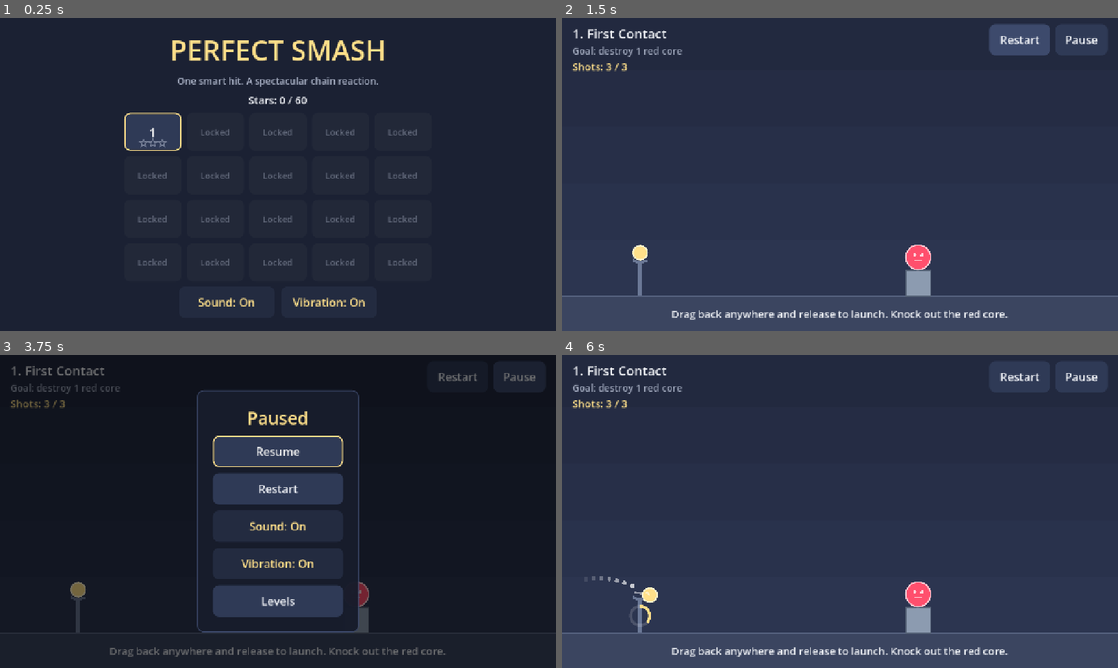
Above: before the commit, frames 1-4 (two rows, left to right).
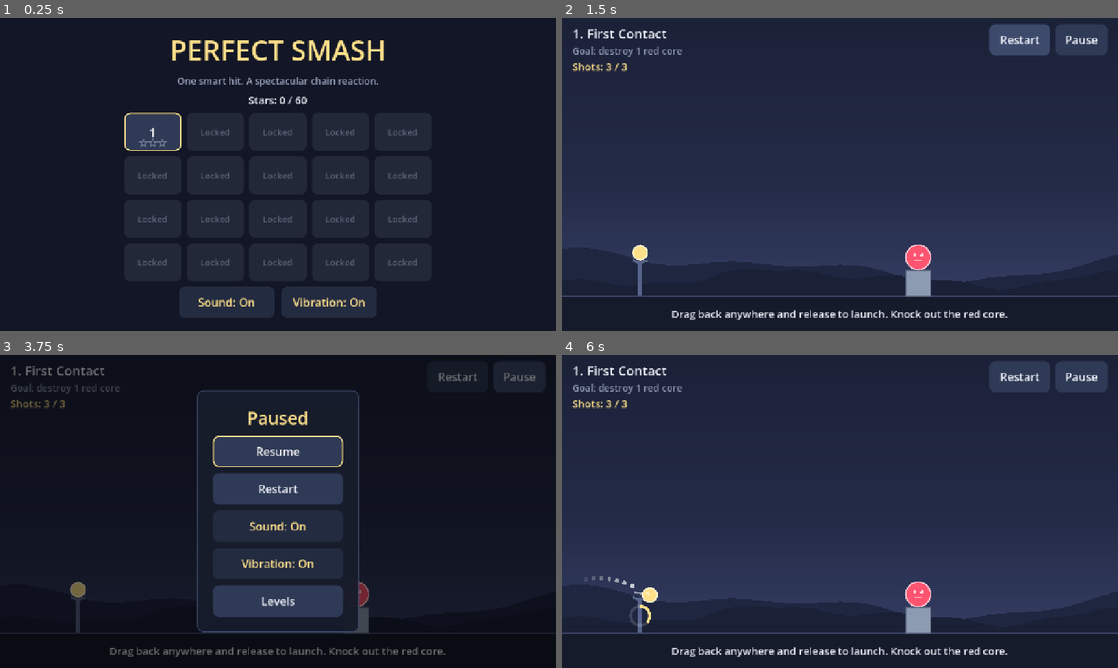
Above: after the commit, the same moments.

Repository: ranababu1/perfectsmash
Game: Godot game, scene res://scenes/main.tscn
Same seed, same stepped clock (60 frames per second), same inputs: the game is played once before the commit and once after it.
Inputs (mouse positions are in pixels of both pictures, inside the frame that each line leads up to):
- Up to frame 1 (0.25 s): no input
- Up to frame 2 (1.5 s): click "1" at 0.5 s; click "Restart" at 1.25 s
- Up to frame 3 (3.75 s): click "Restart" at 2 s; click "Restart" at 2.75 s; click "Pause" at 3.5 s
- Up to frame 4 (6 s): click "Restart" at 4.25 s; tap Enter at 5 s; move the mouse to (962, 495) at 5.02 s; click (962, 495) at 5.17 s; tap Space at 5.75 s; drag from (728, 527) to (812, 574) at 5.77 s

The runs differ from the first frame. In frame 2, 16% of the frame differs, in the area x 0-100%, y 80-100%; in frame 3, less than 0.1%; in frame 4, 16%.

Commit message:
Visuals: refreshed palette and smooth gradient backdrop with hills

Diff:
--- /dev/null
+++ b/scripts/game/backdrop.gd
@@ -0,0 +1,39 @@
+class_name Backdrop
+extends Node2D
+## Static scenery behind a level: a smooth sky gradient, a faint horizon glow and two layers of
+## low-contrast hills. Drawn well beyond the 1280x720 canvas so any aspect ratio is covered.
+## Purely visual and deterministic (shapes come from fixed sine sums, not RNG).
+
+const OVERSCAN := 800.0
+const TOP := -400.0
+
+
+func _draw() -> void:
+	var rect := Rect2(-OVERSCAN, TOP, GameConfig.WORLD_WIDTH + OVERSCAN * 2.0, GameConfig.GROUND_TOP - TOP)
+	paint(self, rect, GameConfig.GROUND_TOP)
+
+
+## Shared with the menu so both screens sit on the same scenery.
+static func paint(canvas: CanvasItem, rect: Rect2, horizon_y: float) -> void:
+	_gradient(canvas, rect, Palette.SKY_TOP, Palette.SKY_BOTTOM)
+	var glow := Rect2(rect.position.x, horizon_y - 260.0, rect.size.x, 260.0)
+	_gradient(canvas, glow, Color(Palette.HORIZON_GLOW, 0.0), Palette.HORIZON_GLOW)
+	_hills(canvas, rect, horizon_y, 120.0, 0.004, 1.3, Palette.HILLS_FAR)
+	_hills(canvas, rect, horizon_y, 70.0, 0.007, 4.1, Palette.HILLS_NEAR)
+
+
+static func _gradient(canvas: CanvasItem, rect: Rect2, top: Color, bottom: Color) -> void:
+	var points := PackedVector2Array([rect.position, Vector2(rect.end.x, rect.position.y), rect.end, Vector2(rect.position.x, rect.end.y)])
+	canvas.draw_polygon(points, PackedColorArray([top, top, bottom, bottom]))
+
+
+static func _hills(canvas: CanvasItem, rect: Rect2, base_y: float, height: float, frequency: float, phase: float, color: Color) -> void:
+	var points := PackedVector2Array()
+	var x := rect.position.x
+	while x <= rect.end.x:
+		var wave := 0.55 * sin(x * frequency + phase) + 0.3 * sin(x * frequency * 2.3 + phase * 1.7) + 0.15 * sin(x * frequency * 5.1)
+		points.append(Vector2(x, base_y - height * (0.6 + 0.4 * wave)))
+		x += 24.0
+	points.append(Vector2(rect.end.x, base_y + 1.0))
+	points.append(Vector2(rect.position.x, base_y + 1.0))
+	canvas.draw_colored_polygon(points, color)
--- a/scripts/game/palette.gd
+++ b/scripts/game/palette.gd
@@ -1,28 +1,43 @@
 class_name Palette
 extends RefCounted
 ## Shared visual colors. High-contrast roles: background, structure, projectile, objective.
+## The UI is a calm, low-saturation navy so the warm game pieces carry the attention.
 
-const SKY_TOP := Color("1b2133")
-const SKY_BOTTOM := Color("2c3550")
-const GROUND := Color("3b4560")
-const GROUND_EDGE := Color("56627f")
-const STATIC := Color("4a5572")
-const STATIC_EDGE := Color("6b7896")
-const WOOD := Color("d9954a")
-const WOOD_EDGE := Color("8f5a24")
-const STONE := Color("8c9bb0")
-const STONE_EDGE := Color("566377")
-const GLASS := Color(0.55, 0.88, 1.0, 0.45)
-const GLASS_EDGE := Color("bff0ff")
-const TARGET := Color("ff4f6d")
-const TARGET_EDGE := Color("ffd3db")
+const SKY_TOP := Color("121626")
+const SKY_BOTTOM := Color("2a3252")
+const HORIZON_GLOW := Color(0.55, 0.6, 0.95, 0.10)
+const HILLS_FAR := Color("1f2640")
+const HILLS_NEAR := Color("1a2036")
+const GROUND := Color("161b2c")
+const GROUND_EDGE := Color("3c4668")
+const STATIC := Color("3a4462")
+const STATIC_EDGE := Color("58648a")
+const WOOD := Color("d99a52")
+const WOOD_EDGE := Color("9a632c")
+const STONE := Color("8d9bb2")
+const STONE_EDGE := Color("5c697f")
+const GLASS := Color(0.55, 0.88, 1.0, 0.35)
+const GLASS_EDGE := Color("bdefff")
+const TARGET := Color("ff5470")
+const TARGET_EDGE := Color("ffd0d9")
 const PROJECTILE := Color("ffe08a")
 const PROJECTILE_EDGE := Color("fff6d6")
 const AIM := Color(1, 1, 1, 0.85)
 const TOPPLE_LINE := Color("7cf0a8")
-const TEXT := Color("f2f4f8")
-const TEXT_DIM := Color("a8b0c4")
+const TEXT := Color("eef1f8")
+const TEXT_DIM := Color("98a1ba")
+const TEXT_FAINT := Color("5d6684")
 const ACCENT := Color("ffe08a")
+const ACCENT_INK := Color("1d2234")
+
+# UI surfaces
+const SURFACE := Color(0.08, 0.10, 0.16, 0.94)
+const SURFACE_RAISED := Color(1, 1, 1, 0.06)
+const SURFACE_HOVER := Color(1, 1, 1, 0.10)
+const SURFACE_PRESSED := Color(1, 1, 1, 0.03)
+const BORDER := Color(1, 1, 1, 0.08)
+const SCRIM := Color(0.03, 0.04, 0.08, 0.6)
+const SHADOW := Color(0, 0, 0, 0.35)
 
 
 static func material_fill(material_kind: String) -> Color:
--- a/scripts/ui/game_screen.gd
+++ b/scripts/ui/game_screen.gd
@@ -164,16 +164,3 @@
 func _vibrate(ms: int) -> void:
 	if progress.vibration_enabled:
 		Input.vibrate_handheld(ms)
-
-
-class Backdrop extends Node2D:
-	## Static sky bands drawn well beyond the 1280x720 canvas to cover any aspect ratio.
-	func _draw() -> void:
-		var bands := 8
-		var top := -400.0
-		var bottom := GameConfig.GROUND_TOP
-		for i in bands:
-			var y0 := lerpf(top, bottom, float(i) / bands)
-			var y1 := lerpf(top, bottom, float(i + 1) / bands)
-			var c := Palette.SKY_TOP.lerp(Palette.SKY_BOTTOM, float(i) / (bands - 1))
-			draw_rect(Rect2(-800, y0, GameConfig.WORLD_WIDTH + 1600, y1 - y0 + 1), c)
Not shown, added: scripts/game/backdrop.gd.uid
